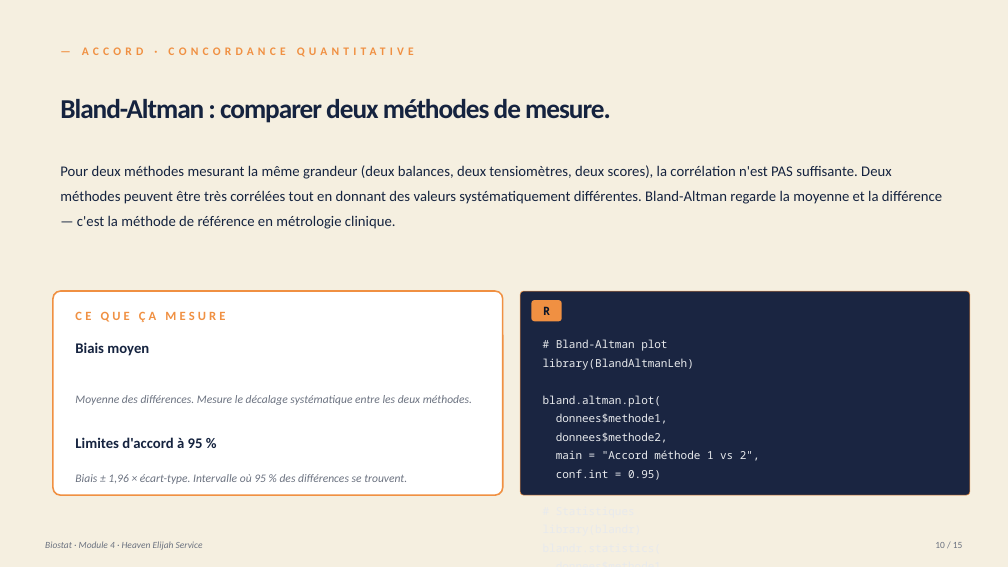
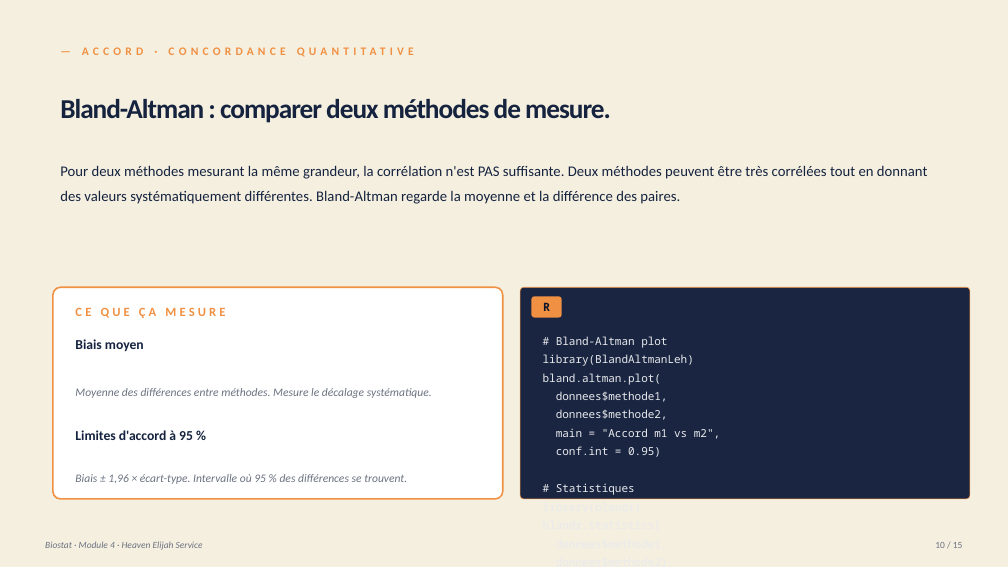
Before and after one commit to heavenelijahservice-tech/heaven-elijah-site, a slide deck: slide 10 of formations/output/biostat-module-4-biomedical.pptx. Drawn at 1008x567 pixels with LibreOffice and Linux fonts; fonts in the diff are those of the drawing. Boxes give left, top, right and bottom in pixels: in the first picture for what was removed or moved away, otherwise in the second. Text is boxed around its words. In the diff, an @@ line names an element or a change of style, - is before the commit and + after.

Commit message:
feat(formations): refonte visuelle M2 + M3 + M4
Inspiré du modèle Pr. Dramé (cours Mesure de la santé, UFR Thiès 2023) :
illustrations pédagogiques sur la majorité des slides pour rendre les
concepts immédiatement mémorables. Couverture cible : ~65 % des slides
avec un visuel (plots, schémas, populations colorées).

Module 2 — Comparaisons (V3) :
- S2 : workflow Décrire→Comparer→Conclure
- S4 : box plot Welch (déjà présent)
- S5 : box plot Mann-Whitney (données asymétriques)
- S7 : box plot ANOVA 3 groupes (déjà présent)
- S8 : box plot Kruskal-Wallis 3 groupes non-normaux
- S9 : plotPopulation Chi² exposés vs non-exposés
- S11 : tableau 2×2 McNemar avec cellules de discordance colorées
- S13 : box plot cas d'école HbA1c bras A vs B
- 9 slides sur 15 avec visuel

Module 3 — Associations (V3) :
- S2 : workflow Descriptif→Comparatif→Explicatif
- S4 : scatter corrélation (déjà présent)
- S5 : scatter + régression simple (déjà présent)
- S6 : forest plot coefficients régression multiple
- S7 : Venn diagram multicollinéarité (BMI vs poids)
- S9 : courbe sigmoïde régression logistique
- S10 : forest plot aOR logistique multivariée
- S11 : 3 cards lecture OR (existant)
- S12 : courbe ROC (déjà présent)
- S13 : forest plot aOR cas-témoin cancer du col / HPV
- 10 slides sur 15 avec visuel

Module 4 — Biomédical (V3) :
- S2 : flow 3 questions cliniques (diagnostic, accord, survie)
- S4 : tableau 2×2 + plotPopulation 300 patients
- S5 : 3 plotPopulation pour 3 prévalences (1%, 10%, 50%)
- S7 : courbe ROC (déjà présent)
- S11 : Kaplan-Meier 1 cohorte (déjà présent)
- S12 : Kaplan-Meier 2 cohortes superposées (déjà présent)
- S13 : forest plot HR ajustés régression de Cox
- 11 slides sur 15 avec visuel

Total série complète : ~39 slides sur 60 avec visuel pédagogique = 65 %.
Identité visuelle HES préservée (navy/orange/cream).
Voix de praticien conservée.

```diff
--- a/formations/output/biostat-module-4-biomedical.pptx
+++ b/formations/output/biostat-module-4-biomedical.pptx
@@ text at [60, 165, 928, 204]: text changed @@
-Pour deux méthodes mesurant la même grandeur (deux balances, deux tensiomètres, deux scores), la corrélation n'est PAS suffisante. Deux méthodes peuvent être très corrélées tout en donnant des valeurs systématiquement différentes. Bland-Altman regarde la moyenne et la différence — c'est la méthode de référence en métrologie clinique.
+Pour deux méthodes mesurant la même grandeur, la corrélation n'est PAS suffisante. Deux méthodes peuvent être très corrélées tout en donnant des valeurs systématiquement différentes. Bland-Altman regarde la moyenne et la différence des paires.
@@ rounded rectangle: place and size @@
-rounded rectangle at [53, 291, 503, 495]
+rounded rectangle at [53, 287, 503, 499]
@@ rounded rectangle at [53, 287, 503, 499]: proportions changed @@
@@ rounded rectangle at [520, 287, 970, 499]: proportions changed @@
@@ rounded rectangle: place and size @@
-rounded rectangle at [520, 291, 970, 495]
+rounded rectangle at [520, 287, 970, 499]
@@ 3 texts, 1 rounded rectangle: place and size @@
-3 texts, 1 rounded rectangle at [75, 300, 562, 448]
+3 texts, 1 rounded rectangle at [75, 296, 562, 440]
@@ text "Biais moyen" at [75, 339, 144, 351]: size 14 to 13 pt @@
@@ text at [75, 388, 432, 398]: text changed @@
-Moyenne des différences. Mesure le décalage systématique entre les deux méthodes.
+Moyenne des différences entre méthodes. Mesure le décalage systématique.
@@ text "Limites d'accord à 95 %" at [75, 430, 193, 440]: size 14 to 13 pt @@
@@ text at [556, 428, 720, 439]: text changed @@
-main = "Accord méthode 1 vs 2",
+main = "Accord m1 vs m2",
```
Also in this commit, not shown: 10 other slides changed, 5 other files.
